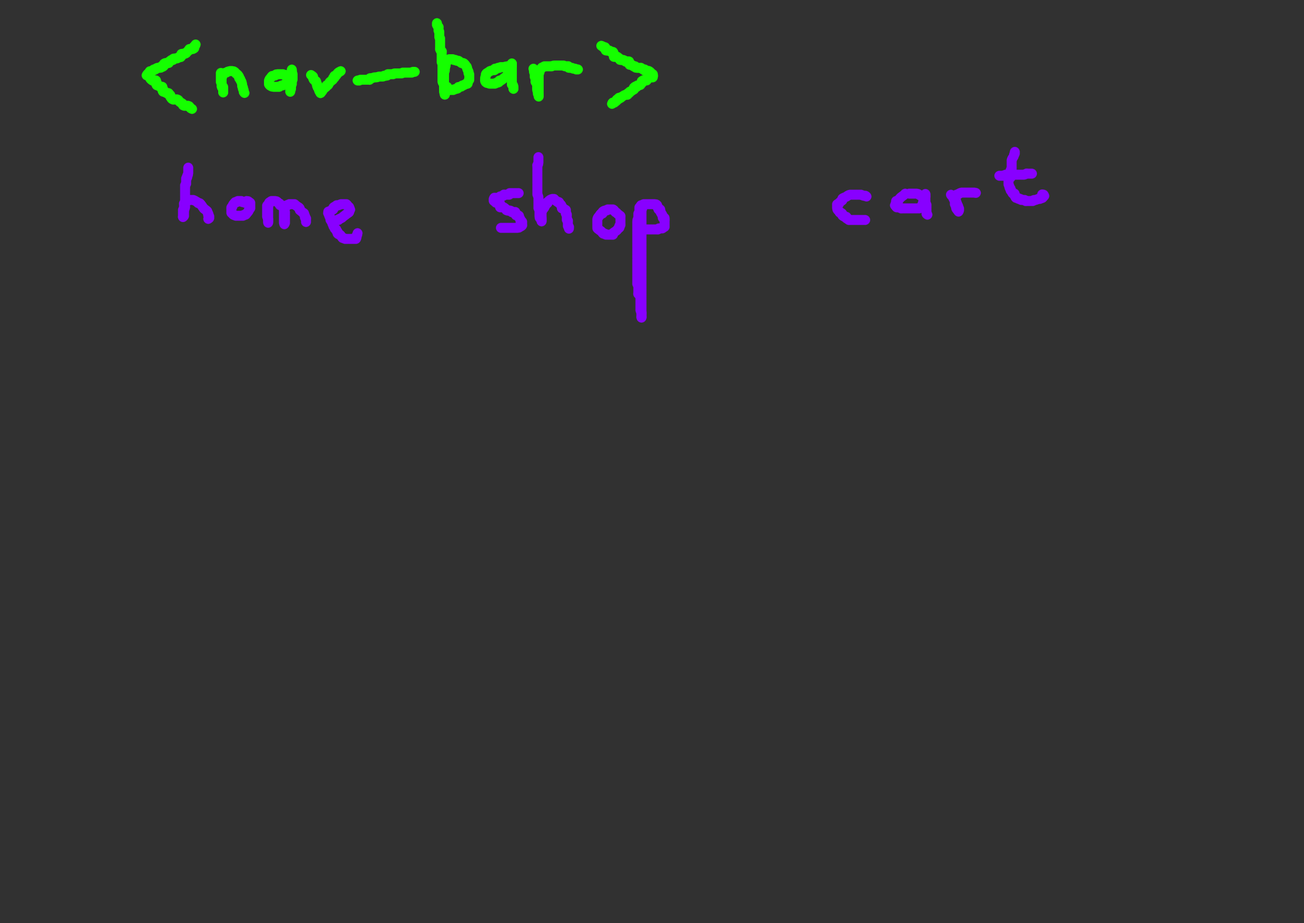
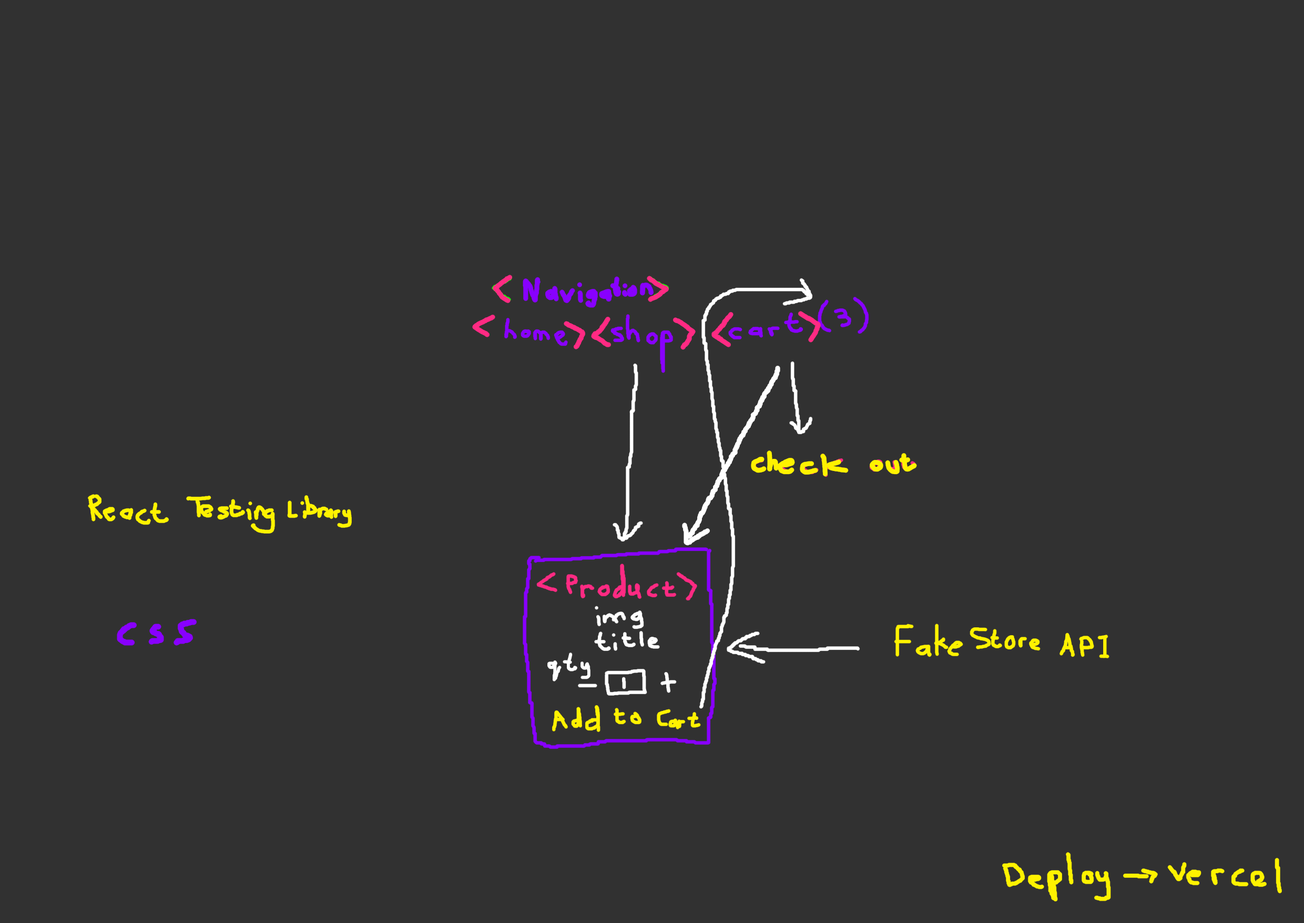
Layered file, before and after one edit (1304x923). Changes by layer:
painted on "Paint Layer 1" over [87, 17, 1283, 901]
